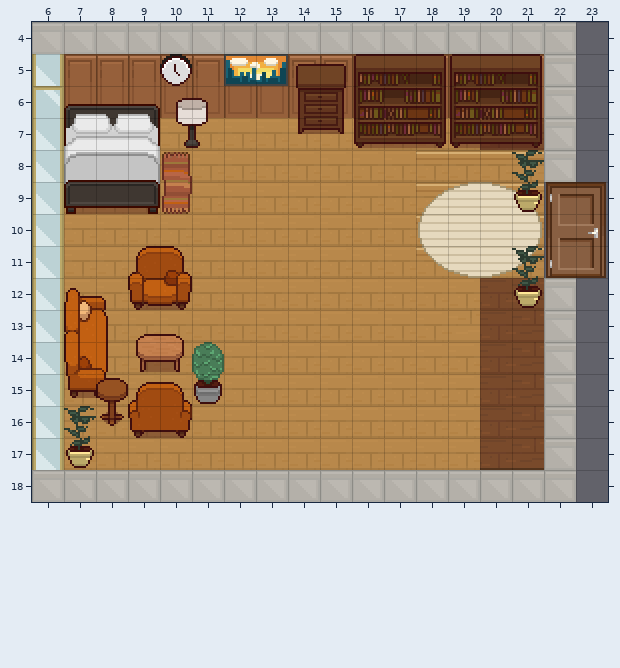
Tiled map: assets/BedroomMaster.tmx. Above, as it was before the edit.
Cells are 16x16 px. Shown: x 6..23, y 4..18.
Once edited:
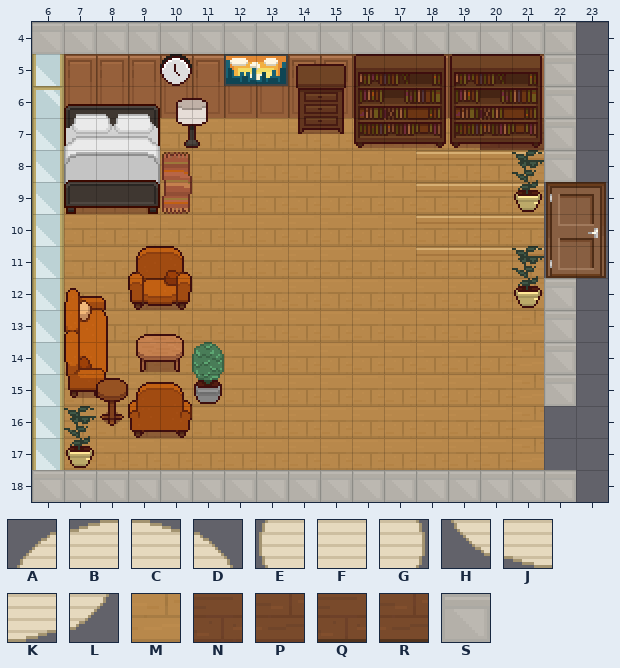
Key: from "decorations_BR": A 97, B 98, C 99, D 100, E 109, F 110, G 112, H 121, J 122, K 123, L 124; from "floorswalls_LRK": M 87, N 94, P 95, Q 108, R 109, S 173.
_ is an empty cell, # one hidden under a higher layer.
What changed:
Layer "Wall":
y 10: x 19 # -> _
y 12: x 20..21 NP -> __
y 13: x 19..21 MNP -> ___
y 14..15: x 20..21 NP -> __
y 16: x 20..22 NPS -> ___
y 17: x 20..22 QRS -> ___
Layer "Decor":
y 9: x 18..21 ABCD -> ____
y 10: x 18..21 EFFG -> ____
y 11: x 18..21 HJKL -> ____
